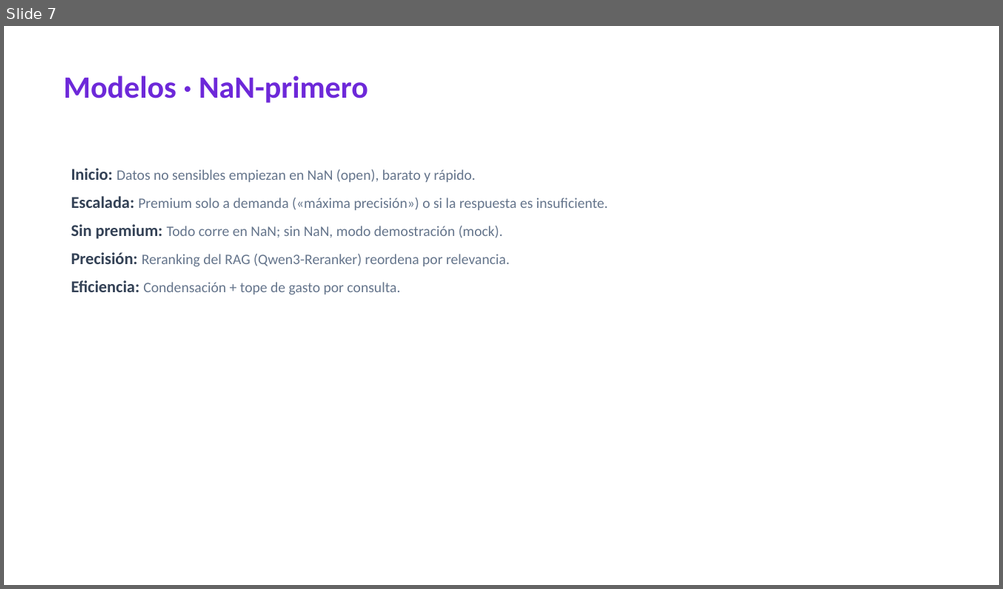
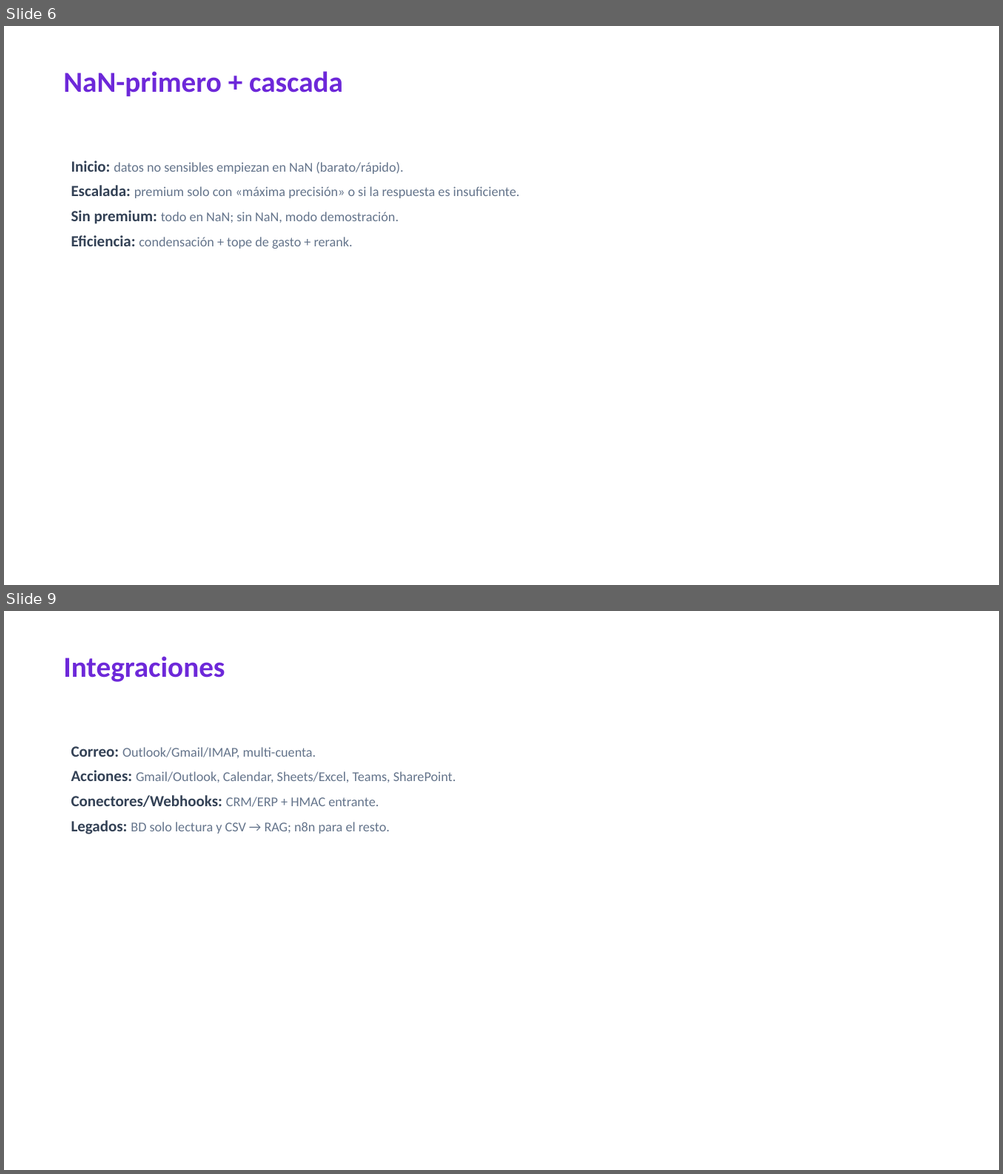
Before and after one commit to angeljba1480-AB/S4Bdashboard, a slide deck: docs/generados/MaestroAI-Presentacion.pptx. Shown one above the other, each under a label of ours: slide 7 before the commit, slides 6 and 9 after it; the slides between them are not shown. The pictures are 1003x589 and 1003x1174 pixels, drawn with LibreOffice and Linux fonts; fonts in the diff are those of the drawing. Boxes give left, top, right and bottom in pixels: in the first picture for what was removed or moved away, otherwise in the second. Text is boxed around its words. In the diff, an @@ line names an element or a change of style, - is before the commit and + after.

```diff
--- a/docs/generados/MaestroAI-Presentacion.pptx
+++ b/docs/generados/MaestroAI-Presentacion.pptx
@@ slide 9 added at (4,611,999,1170), background #FFFFFF @@
@@ text added at (63,656,225,682), 28 pt, text #6D28D9, bold @@
+Integraciones
@@ text added at (71,746,456,834), 13 pt, text #64748B @@
+Correo: Outlook/Gmail/IMAP, multi-cuenta.
+Acciones: Gmail/Outlook, Calendar, Sheets/Excel, Teams, SharePoint.
+Conectores/Webhooks: CRM/ERP + HMAC entrante.
+Legados: BD solo lectura y CSV → RAG; n8n para el resto.
@@ what was slide 7 is now slide 6 @@
@@ slide 6 changed as well @@
@@ text at (63,71,343,96): text changed; size 30 to 28 pt @@
-Modelos · NaN-primero
+NaN-primero + cascada
@@ text at (71,161,520,249): text changed; size 14 to 13 pt @@
-Inicio: Datos no sensibles empiezan en NaN (open), barato y rápido.
-Escalada: Premium solo a demanda («máxima precisión») o si la respuesta es insuficiente.
-Sin premium: Todo corre en NaN; sin NaN, modo demostración (mock).
-Precisión: Reranking del RAG (Qwen3-Reranker) reordena por relevancia.
-Eficiencia: Condensación + tope de gasto por consulta.
+Inicio: datos no sensibles empiezan en NaN (barato/rápido).
+Escalada: premium solo con «máxima precisión» o si la respuesta es insuficiente.
+Sin premium: todo en NaN; sin NaN, modo demostración.
+Eficiencia: condensación + tope de gasto + rerank.
```
Also in this commit, not shown: 4 other slides changed, 9 other slides added, 6 slides removed, 2 other files.
